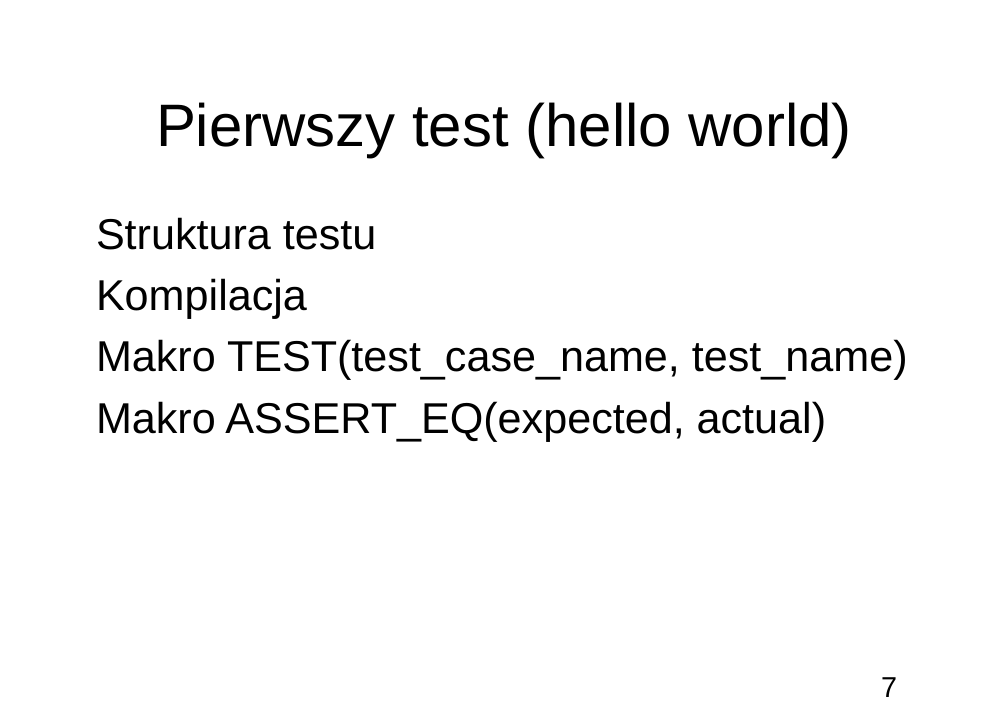
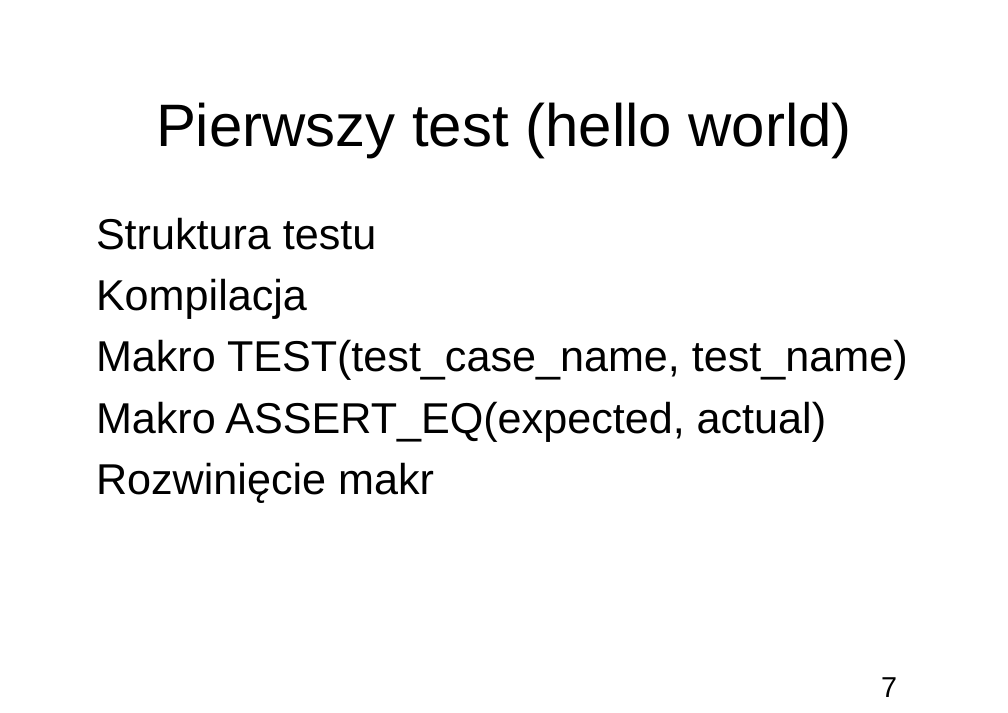
Before and after one commit to bercik/apt_seminar, a slide deck: slide 7 of prezentacja.odp. Drawn at 1008x713 pixels with LibreOffice and Linux fonts; fonts in the diff are those of the drawing; background and template pictures are left out. Boxes give left, top, right and bottom in pixels: in the first picture for what was removed or moved away, otherwise in the second. Text is boxed around its words. In the diff, an @@ line names an element or a change of style, - is before the commit and + after.

```diff
--- a/prezentacja.odp
+++ b/prezentacja.odp
@@ subtitle at (x1=96, y1=462, x2=434, y2=503): paragraph added @@
+● Rozwinięcie makr
```
Also in this commit, not shown: 2 slides added, 8 other files.
